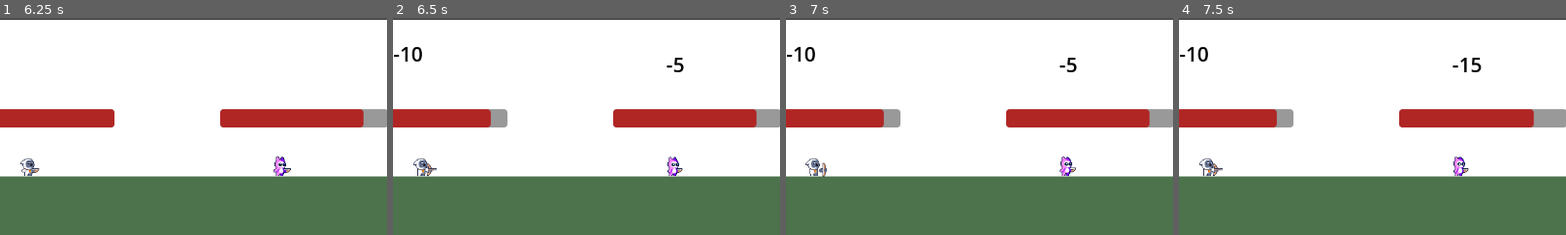
Above: before the commit, frames 1-4 (left to right).
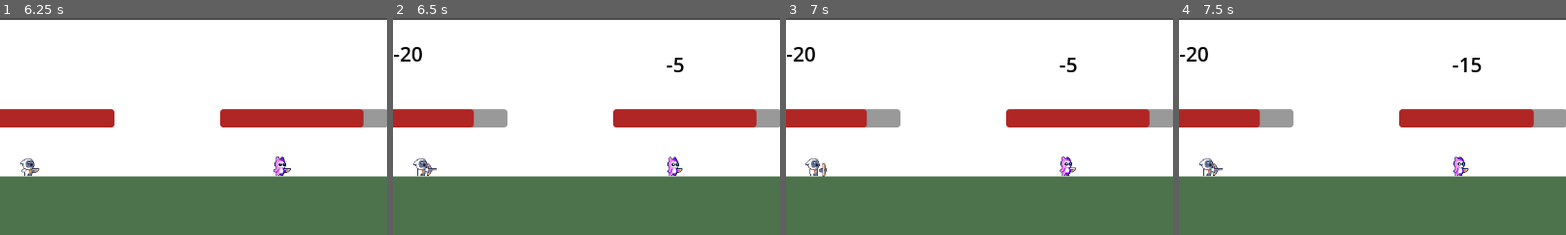
Above: after the commit, the same moments.

Repository: KylerGreen/TheAdventurersInn
Game: Godot game, scene res://Combat/combat_screen.tscn
Two runs of this game, one before a commit and one after it. Both use one fixed random seed, a clock stepped at 60 frames per second and the inputs below. This scene is started directly instead of the project's main scene.
Inputs:
- Up to frame 1 (6.25 s): click "Attack" at 0.5 s; click "Defend" at 1.25 s; tap Enter at 2 s; tap Space at 2.75 s; click "Counter" at 3.5 s; click "Heal" at 4.25 s
- Up to frame 2 (6.5 s): no input
- Up to frame 3 (7 s): click "Dodge" at 6.5 s
- Up to frame 4 (7.5 s): click "Attack" at 7.25 s
The pictures show only the part of the screen within x 26-76%, y 0-50%; the shares and areas given below are measured in that part.

Frame 1 is identical in both runs. In frame 2, 0.5% of the frame differs, in the area x 2-26%, y 13-51%; in frame 3, 0.5%; in frame 4, 0.5%.

Commit message:
Fixed the Enemy AI a bit

Diff:
--- a/Combat/Enemy/enemy_1.gd
+++ b/Combat/Enemy/enemy_1.gd
@@ -14,11 +14,11 @@
 
 
 func Enemy_turn():
-	var TurnAction = rng.randi_range(0, 2)
-	if TurnAction == 0:
+	var TurnAction = rng.randi_range(0, 10)
+	if TurnAction >= 0 and TurnAction <= 4:
 		IsDefending = true
 		%Enemy_Attack.start()
-	elif TurnAction == 1:
+	elif TurnAction >= 5 and TurnAction <= 7:
 		health += 10
 		DmgRecieved = 10
 		%DamageOnEnemy.visible = true
@@ -27,7 +27,7 @@
 		%EnemyHealth.value = health
 		IsCountering = true
 		%PlayerHand.visible = true
-	elif TurnAction == 2:
+	elif TurnAction >= 8 and TurnAction <= 10:
 		IsDodging = true
 		%Enemy_Attack.start()
 
--- a/Combat/Player/player.gd
+++ b/Combat/Player/player.gd
@@ -36,8 +36,8 @@
 	if IsCountering == true:
 		AttackAnimation()
 		attack.emit()
-		DmgRecieved = 10
-		health -= 10
+		DmgRecieved = 20
+		health -= 20
 		IsCountering = false
 		%DamageOnPlayer.visible = true
 		%DamageOnPlayer.text = str('-', DmgRecieved)
